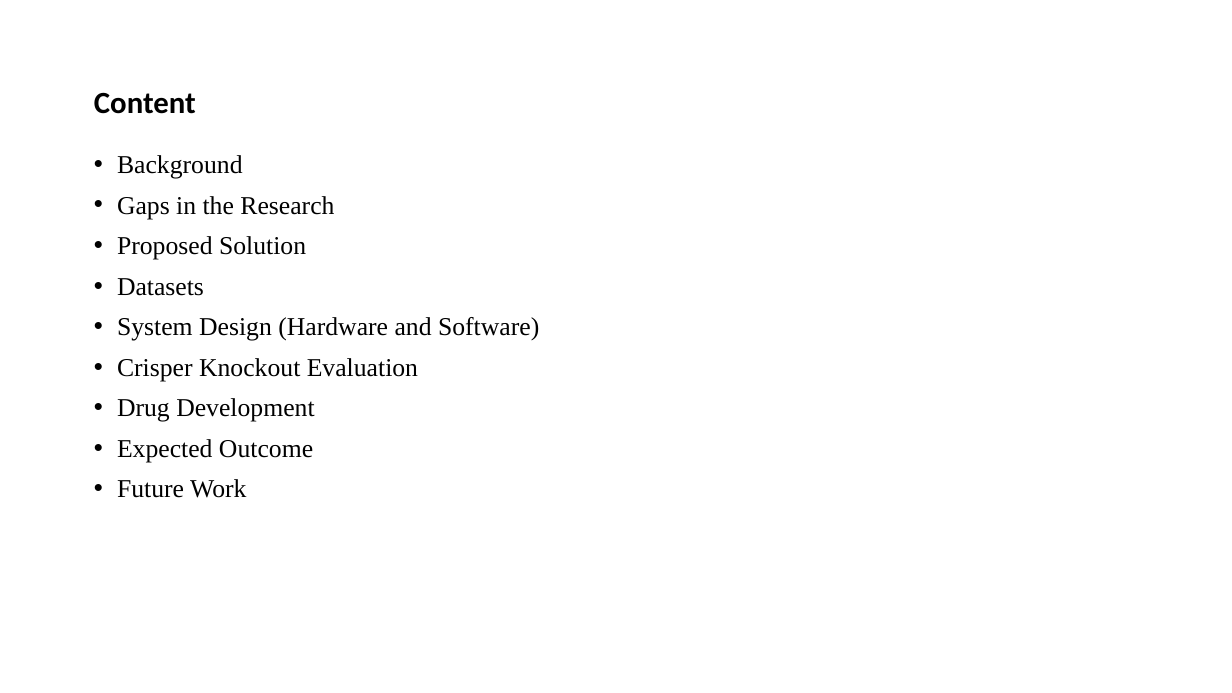
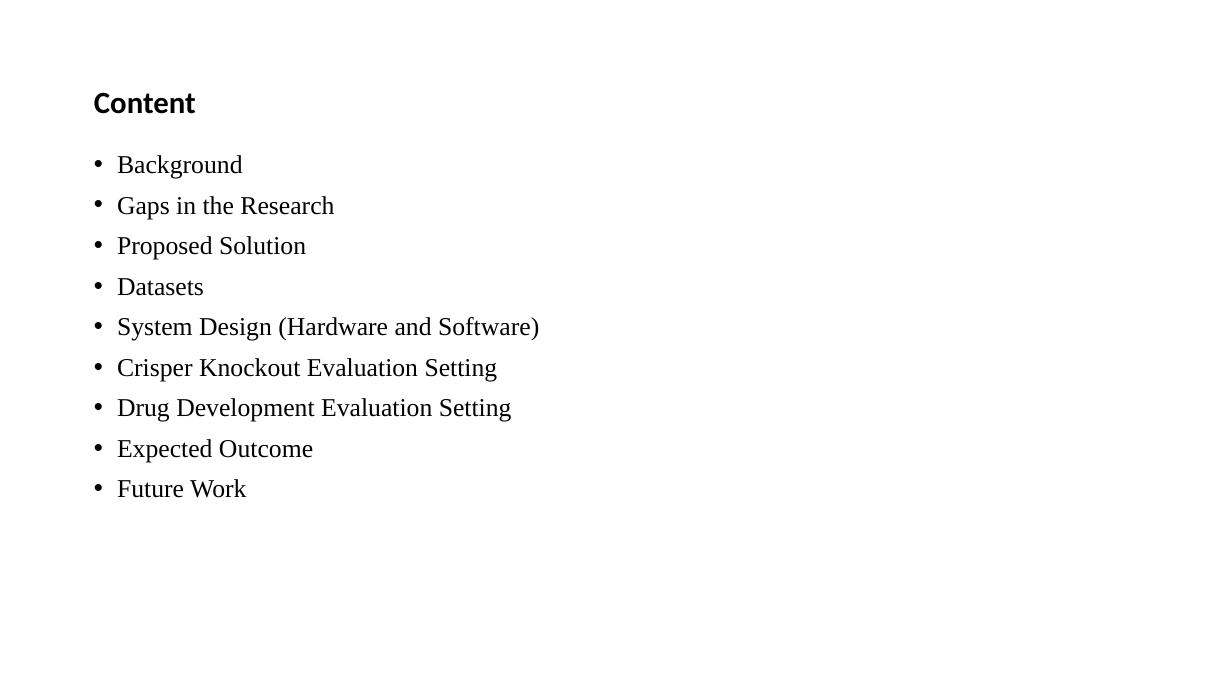
Before and after one commit to boabangf/GNN_RL_gene_trajectory_perturbation, a slide deck: slide 2 of ppt slides for omic codeathon (1) (1).pptx. Drawn at 1232x693 pixels with LibreOffice and Linux fonts; fonts in the diff are those of the drawing. Boxes give left, top, right and bottom in pixels: in the first picture for what was removed or moved away, otherwise in the second. Text is boxed around its words. In the diff, an @@ line names an element or a change of style, - is before the commit and + after.

```diff
--- a/ppt slides for omic codeathon (1) (1).pptx
+++ b/ppt slides for omic codeathon (1) (1).pptx
@@ text at [117, 358, 512, 422]: text changed @@
-• Crisper Knockout Evaluation
-• Drug Development
+• Crisper Knockout Evaluation Setting
+• Drug Development Evaluation Setting
```
Also in this commit, not shown: 3 other slides changed, 2 slides added, 1 slide removed.
